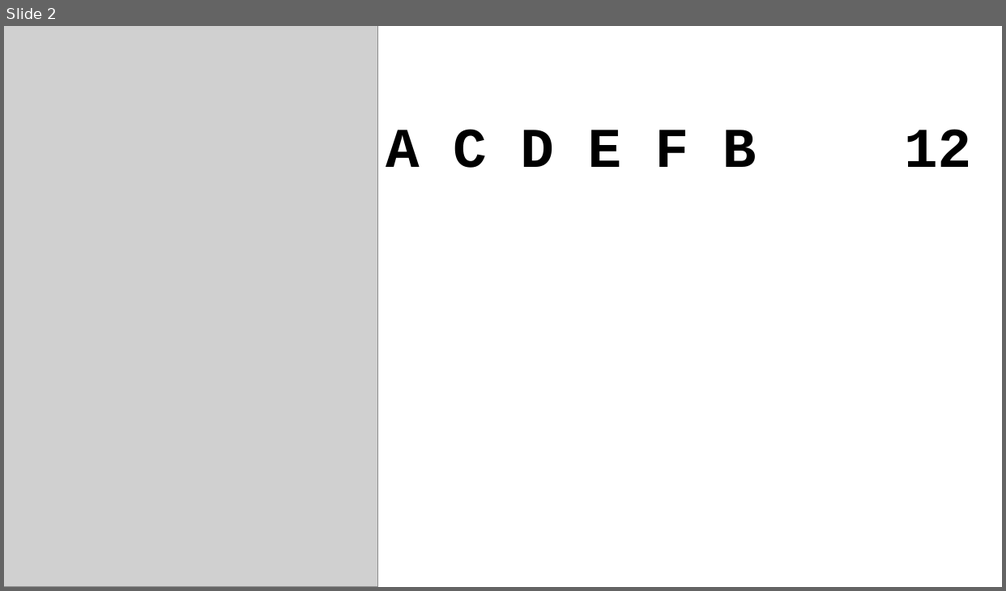
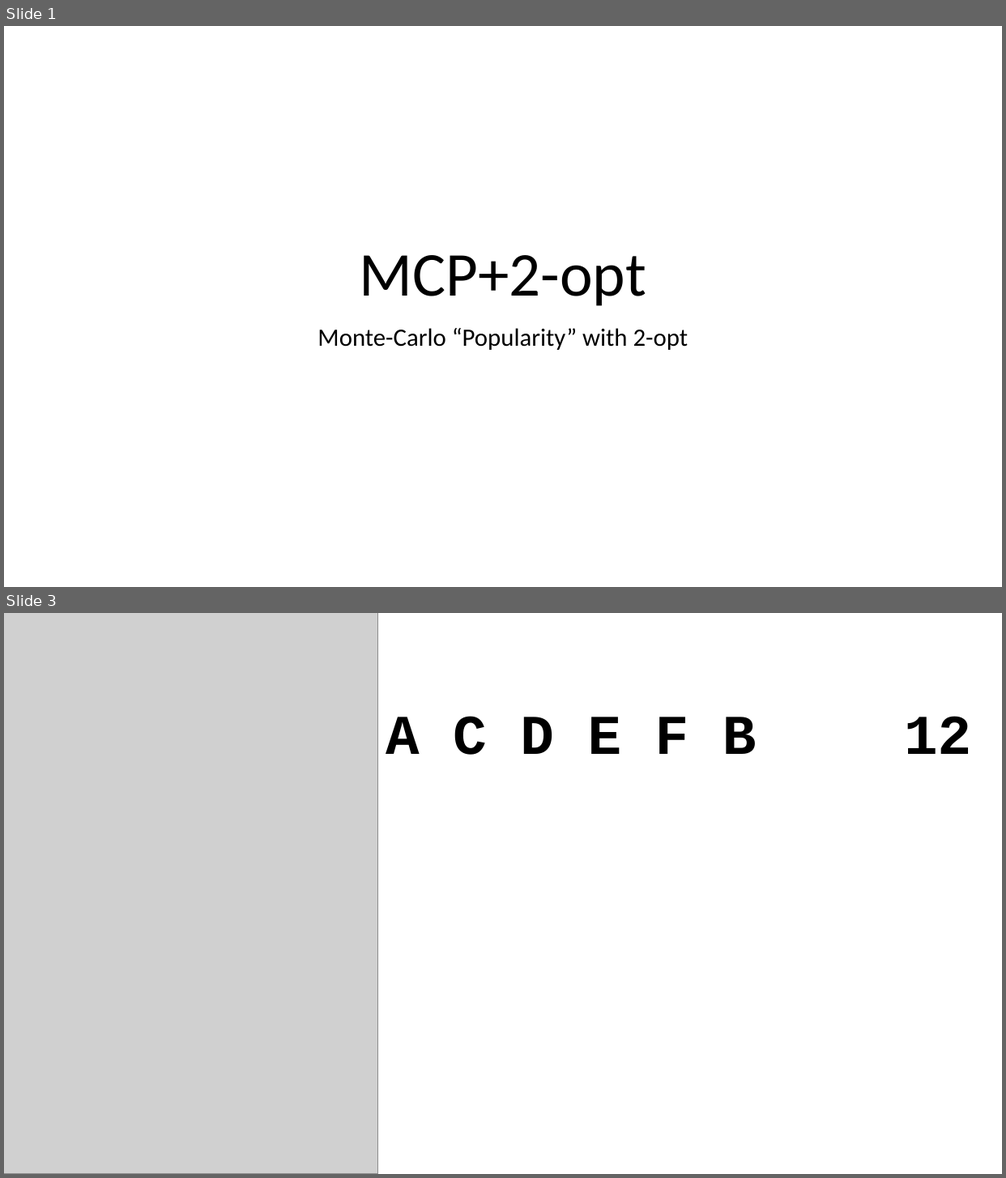
Before and after one commit to depperm/TSP, a slide deck: smallAnimation.pptx. Shown one above the other, each under a label of ours: slide 2 before the commit, slides 1 and 3 after it; the slides between them are not shown. The pictures are 1006x591 and 1006x1178 pixels, drawn with LibreOffice and Linux fonts; fonts in the diff are those of the drawing; grey boxes stand for pictures. Boxes give left, top, right and bottom in pixels: in the first picture for what was removed or moved away, otherwise in the second. Text is boxed around its words. In the diff, an @@ line names an element or a change of style, - is before the commit and + after.

Commit message:
Begin editing ppt before syncing new changes down

```diff
--- a/smallAnimation.pptx
+++ b/smallAnimation.pptx
@@ slide 1 added at [4,26,1002,587], background #FFFFFF @@
@@ title added at [360,255,646,306], 60 pt, text #000000 @@
+MCP+2-opt
@@ subtitle added at [317,328,688,350], 24 pt, text #000000 @@
+Monte-Carlo “Popularity” with 2-opt
@@ what was slide 2 is now slide 3 @@
```
